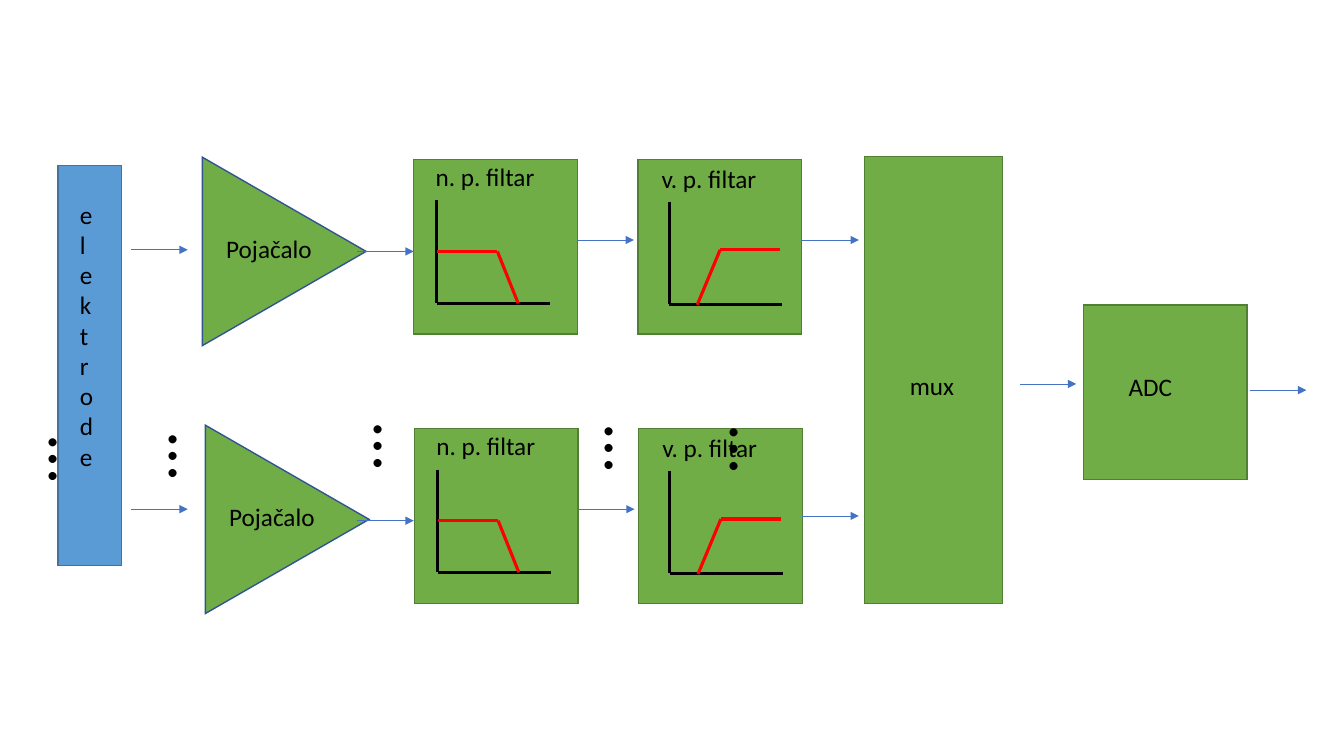
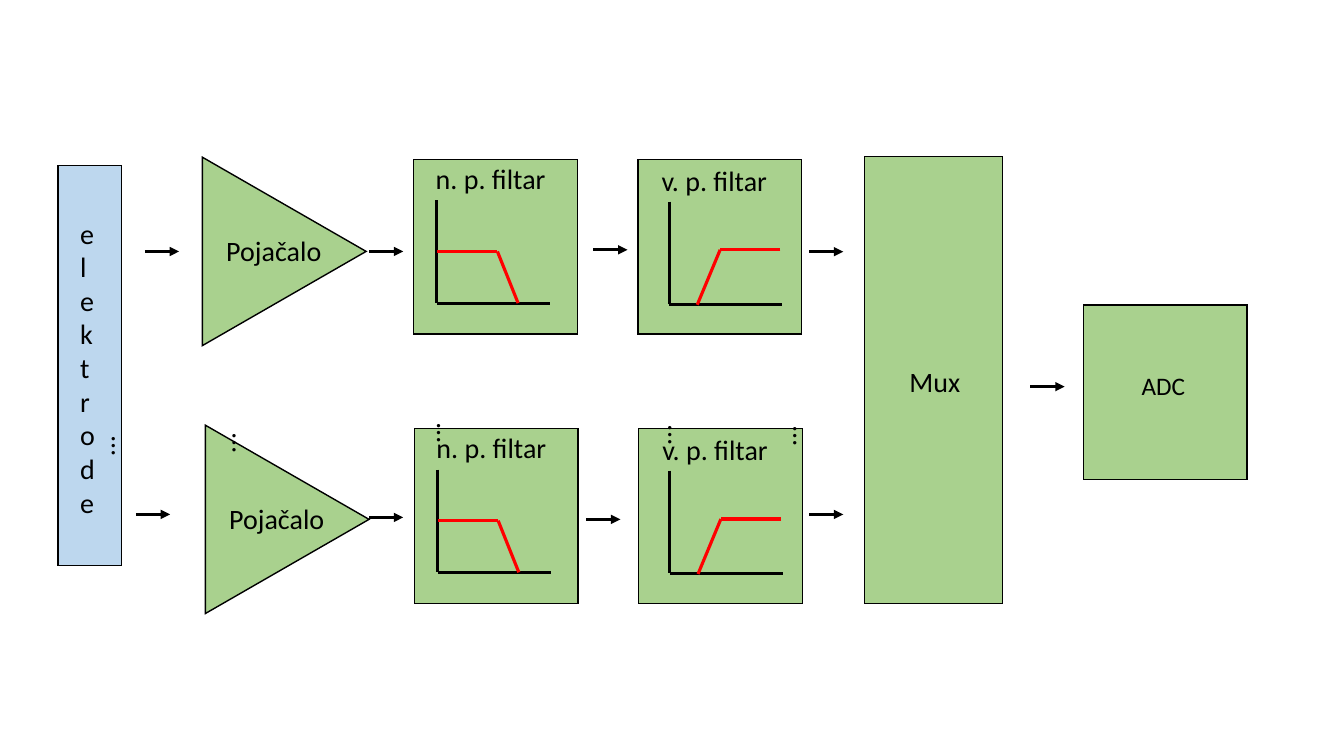
Before and after one commit to KvirinPolondak/HDsEMG, a slide deck: slide 4 of Diplomski tekst/Blok sheme.pptx. Drawn at 1344x756 pixels with LibreOffice and Linux fonts; fonts in the diff are those of the drawing. Boxes give left, top, right and bottom in pixels: in the first picture for what was removed or moved away, otherwise in the second. Text is boxed around its words. In the diff, an @@ line names an element or a change of style, - is before the commit and + after.

```diff
--- a/Diplomski tekst/Blok sheme.pptx
+++ b/Diplomski tekst/Blok sheme.pptx
@@ rectangle at box(58, 166, 122, 567): fill #5B9BD5 to #BDD7EE; outline #43739E 1 pt to #000000 1 pt @@
@@ triangle at box(203, 157, 366, 345): fill #70AD47 to #A9D18E; outline #325491 1 pt to #000000 1 pt @@
@@ size 18 to 20 pt in 7 elements at box(662, 171, 766, 196), box(436, 169, 546, 194), box(662, 440, 767, 465), box(436, 438, 547, 463), box(226, 241, 321, 266), box(229, 509, 324, 534), box(71, 211, 107, 526) @@
@@ text "elektrode": place and size @@
-text "elektrode" at box(70, 195, 106, 480)
+text "elektrode" at box(71, 211, 107, 526)
@@ arrow moved from (131, 250) - (188, 250) to (145, 251) - (179, 251) @@
@@ arrow (145, 251) - (179, 251): stroke #4472C4 0.5 pt to #000000 2.25 pt @@
@@ arrow moved from (358, 251) - (414, 251) to (369, 251) - (403, 251) @@
@@ arrow (369, 251) - (403, 251): stroke #4472C4 0.5 pt to #000000 2.25 pt @@
@@ arrow moved from (578, 240) - (634, 240) to (594, 250) - (628, 250) @@
@@ arrow (594, 250) - (628, 250): stroke #4472C4 0.5 pt to #000000 2.25 pt @@
@@ arrow moved from (803, 240) - (859, 240) to (810, 252) - (844, 252) @@
@@ arrow (810, 252) - (844, 252): stroke #4472C4 0.5 pt to #000000 2.25 pt @@
@@ text "…": place and size @@
-text "…" at box(121, 357, 213, 426)
+text "…" at box(145, 356, 189, 426)
@@ text "…" at box(145, 356, 189, 426): size 48 to 20 pt @@
@@ text "…" at box(826, 346, 871, 416): size 48 to 20 pt @@
@@ text "…": place and size @@
-text "…" at box(803, 347, 894, 416)
+text "…" at box(826, 346, 871, 416)
@@ text at box(909, 374, 960, 392): text changed; size 18 to 20 pt @@
-mux
+Mux
@@ arrow moved from (1020, 384) - (1077, 384) to (1030, 387) - (1065, 387) @@
@@ arrow (1030, 387) - (1065, 387): stroke #4472C4 0.5 pt to #000000 2.25 pt @@
@@ text "ADC": place and size @@
-text "ADC" at box(1129, 379, 1172, 396)
+text "ADC" at box(1142, 378, 1185, 395)
@@ arrow removed from (1250, 390) to (1307, 390) @@
@@ triangle at box(206, 425, 370, 614): fill #70AD47 to #A9D18E; outline #325491 1 pt to #000000 1 pt @@
@@ fill #70AD47 to #A9D18E; outline #538035 1 pt to #000000 1 pt in 6 elements at box(414, 159, 578, 334), box(865, 156, 1003, 603), box(638, 159, 802, 334), box(1084, 306, 1247, 480), box(414, 429, 578, 603), box(639, 429, 803, 603) @@
@@ arrow moved from (131, 509) - (188, 509) to (136, 514) - (170, 514) @@
@@ arrow (136, 514) - (170, 514): stroke #4472C4 0.5 pt to #000000 2.25 pt @@
@@ arrow moved from (358, 521) - (414, 521) to (369, 517) - (403, 517) @@
@@ arrow (369, 517) - (403, 517): stroke #4472C4 0.5 pt to #000000 2.25 pt @@
@@ arrow moved from (579, 509) - (635, 509) to (587, 519) - (620, 519) @@
@@ arrow (587, 519) - (620, 519): stroke #4472C4 0.5 pt to #000000 2.25 pt @@
@@ arrow moved from (803, 516) - (859, 516) to (810, 514) - (844, 514) @@
@@ arrow (810, 514) - (844, 514): stroke #4472C4 0.5 pt to #000000 2.25 pt @@
```
Also in this commit, not shown: 1 other slide changed, 5 slides added, 32 other files.
